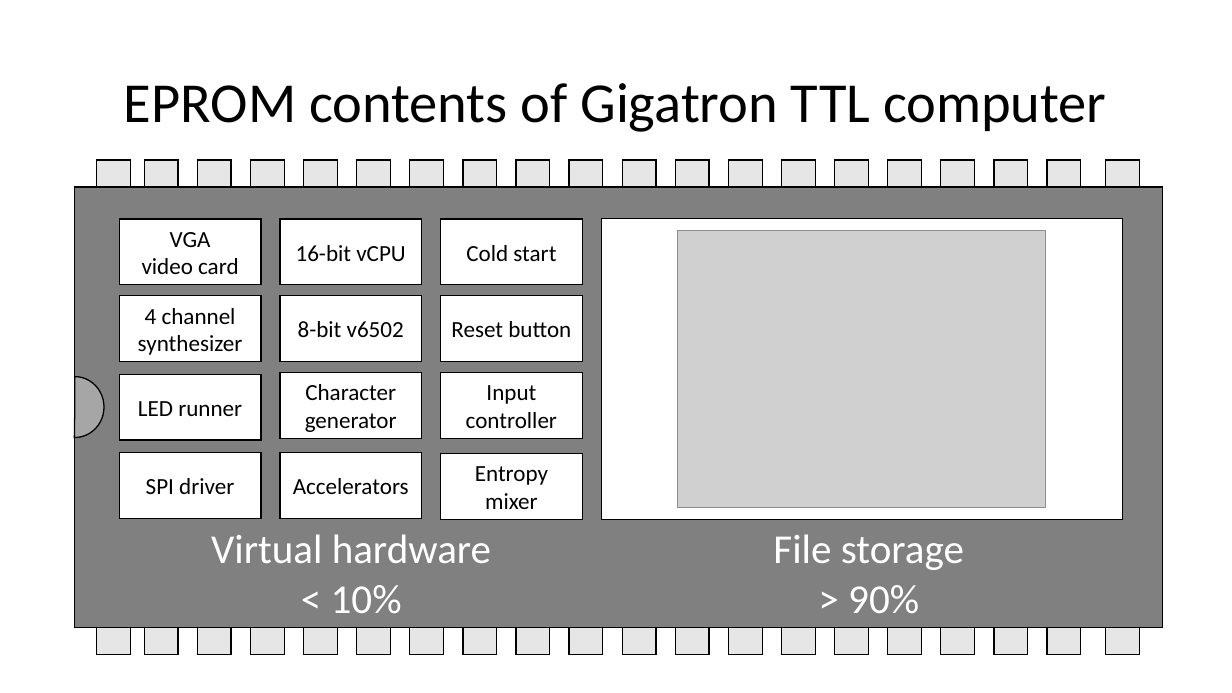
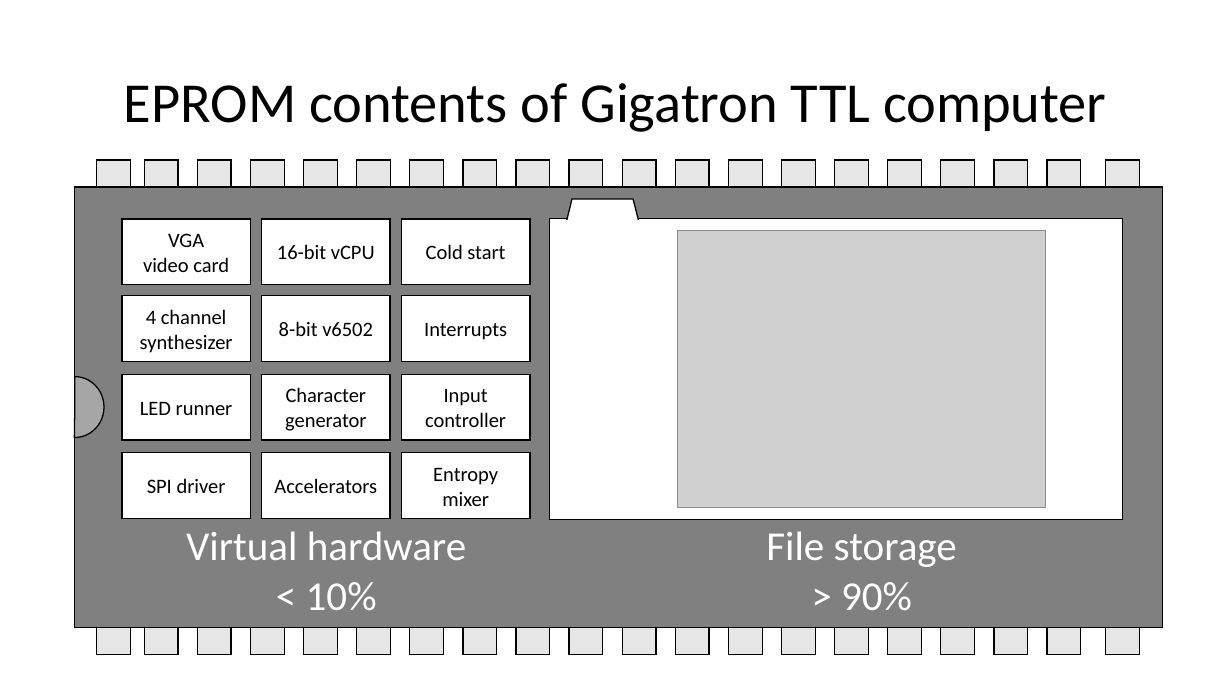
Before and after one commit to kervinck/gigatron-rom, a slide deck: slide 1 of Contrib/kervinck/Images/EPROM-contents.pptx. Drawn at 1232x693 pixels with LibreOffice and Linux fonts; fonts in the diff are those of the drawing; grey boxes stand for pictures. Boxes give left, top, right and bottom in pixels: in the first picture for what was removed or moved away, otherwise in the second. Text is boxed around its words. In the diff, an @@ line names an element or a change of style, - is before the commit and + after.

Commit message:
vIRQ: prototype implementation #125
Vertical blank interrupt triggering each time [frameCount] wraps
around to 0 (and the interrupt vector is non-zero).

Interrupt vector: $1f7.$1f8

Minimal context of vPC and vAC will be stored at $fc..$ff. The
mechanism won't save any further context (vLR, vSP, sysArgs, ...)!

Return from interrupt sequence:
        LDWI $400               ;RTI 0
        LUP 0

The interrupt handler always starts in vCPU mode. Fast return to
vCPU code is immediate: when possible it takes place in the same
time slice (48 cycles).

If we potentially interrupt non-vCPU code (v6502), the interrupt
handler must store, in zero page ($xx), the vAC value it receives.
Upon entry, vAC holds additional state information that allows
switching back to non-vCPU. For future extendibility, the handler
must store the whole word.

        STW $xx

Then return from the handler with:
        LDWI $400               ;RTI $xx
        LUP $xx

This will switch back to the interrupted interpreter. It has to
wait for the next timeslice to do this.

```diff
--- a/Contrib/kervinck/Images/EPROM-contents.pptx
+++ b/Contrib/kervinck/Images/EPROM-contents.pptx
@@ trapezoid added at [567,199,639,222], fill #FFFFFF, outline #000000 1 pt @@
@@ rectangle "VGA": place and size @@
-rectangle "VGA" at [119,219,261,285]
+rectangle "VGA" at [122,219,250,285]
@@ rectangle "16-bit vCPU": place and size @@
-rectangle "16-bit vCPU" at [280,219,421,285]
+rectangle "16-bit vCPU" at [262,219,390,285]
@@ rectangle "Cold start": place and size @@
-rectangle "Cold start" at [441,219,582,285]
+rectangle "Cold start" at [401,219,530,285]
@@ rectangle: place and size @@
-rectangle at [602,219,1123,519]
+rectangle at [550,219,1123,519]
@@ trapezoid added at [559,220,647,225], fill #FFFFFF @@
@@ rectangle "4 channel synthesizer": place and size @@
-rectangle "4 channel synthesizer" at [119,296,261,361]
+rectangle "4 channel synthesizer" at [122,296,250,361]
@@ rectangle "8-bit v6502": place and size @@
-rectangle "8-bit v6502" at [280,296,421,361]
+rectangle "8-bit v6502" at [262,296,390,361]
@@ rectangle "Interrupts": place and size @@
-rectangle "Interrupts" at [441,296,582,361]
+rectangle "Interrupts" at [401,296,530,361]
@@ text in rectangle at [424,323,507,340]: text changed; size 18 to 16 pt @@
-Reset button
+Interrupts
@@ rectangle "LED runner": place and size @@
-rectangle "LED runner" at [119,374,261,440]
+rectangle "LED runner" at [122,374,250,440]
@@ rectangle "Character generator": place and size @@
-rectangle "Character generator" at [280,372,421,438]
+rectangle "Character generator" at [262,374,390,440]
@@ size 18 to 16 pt in 11 elements at [122,219,250,285], [122,296,250,361], [122,374,250,440], [122,453,250,518], [262,219,390,285], [262,296,390,361], [262,453,390,518], [262,374,390,440], [401,219,530,285], [401,453,530,518], [401,374,530,440] @@
@@ rectangle "Input controller": place and size @@
-rectangle "Input controller" at [441,372,582,438]
+rectangle "Input controller" at [401,374,530,440]
@@ rectangle "SPI driver": place and size @@
-rectangle "SPI driver" at [119,453,261,518]
+rectangle "SPI driver" at [122,453,250,518]
@@ rectangle "Accelerators": place and size @@
-rectangle "Accelerators" at [280,453,421,518]
+rectangle "Accelerators" at [262,453,390,518]
@@ rectangle "Entropy mixer": place and size @@
-rectangle "Entropy mixer" at [441,454,582,519]
+rectangle "Entropy mixer" at [401,453,530,518]
@@ text "Virtual hardware": place and size @@
-text "Virtual hardware" at [211,534,491,613]
+text "Virtual hardware" at [186,531,466,610]
@@ text "File storage": place and size @@
-text "File storage" at [773,534,964,613]
+text "File storage" at [766,531,957,610]
```
Also in this commit, not shown: 11 other files.
